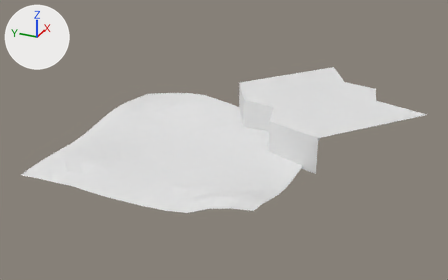
The COLLADA model data/level.dae: old version first, new version second.
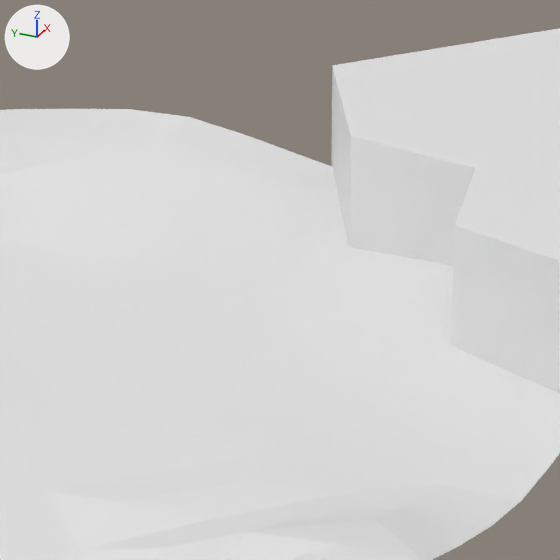
Each version appears first whole from a 50 mm lens placed at (-185.5, -97.7, 99.4), pointed at (12.6, -8.5, 0.3), and next in a close-up on the part from 35% to 66% of the width and 24% to 73% of the height. Every picture has the same lights, and +X, +Y and +Z are marked at upper left.

In view in the first close-up: 'level'.
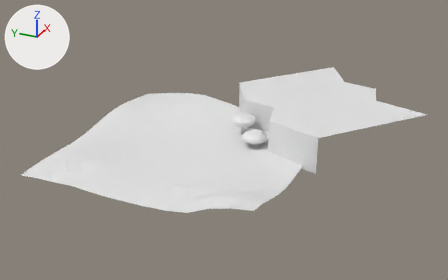
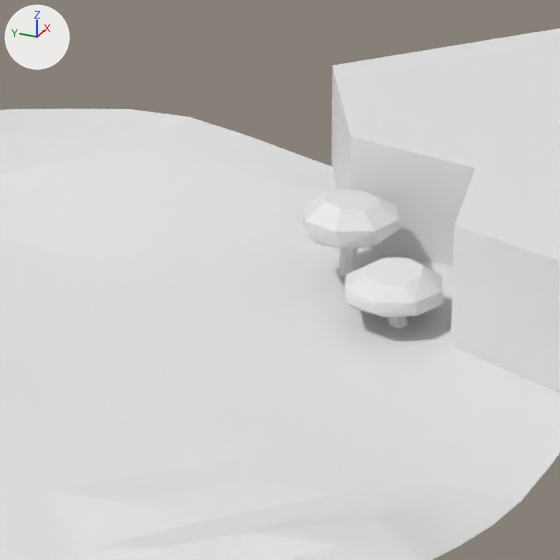
The newer file is also rescaled (x0.418) as a whole; pictures and numbers use the older file's frame.

Location of each change, (x1, y1, x2, y2) in pixels of the close-ups (560 x 560 px):
part 1 of me_level, added
    after: (303, 189, 401, 277)
part 2 of me_level, added
    after: (344, 257, 443, 328)

Patch to the scene script:
```diff
--- a/data/level.dae.py
+++ b/data/level.dae.py
@@ me_level @@
 # used by ob_level; location = (0.0, 0.0, 0.0)
-me_level.from_pydata(...)  # 184 vertices, 304 faces; spans x -42.7..80.5, y -78.9..42.7, z -1.2..12.7
+me_level.from_pydata(...)  # 298 vertices, 512 faces; spans x -42.7..80.5, y -78.9..42.7, z -3.8..12.7
+# me_level part 1: a new loose piece of 57 vertices spanning x 14.5..24.0, y -18.7..-9.2, z -0.8..9.2
+# me_level part 2: a new loose piece of 57 vertices spanning x 7.2..16.8, y -25.9..-16.5, z -3.8..6.3
```
